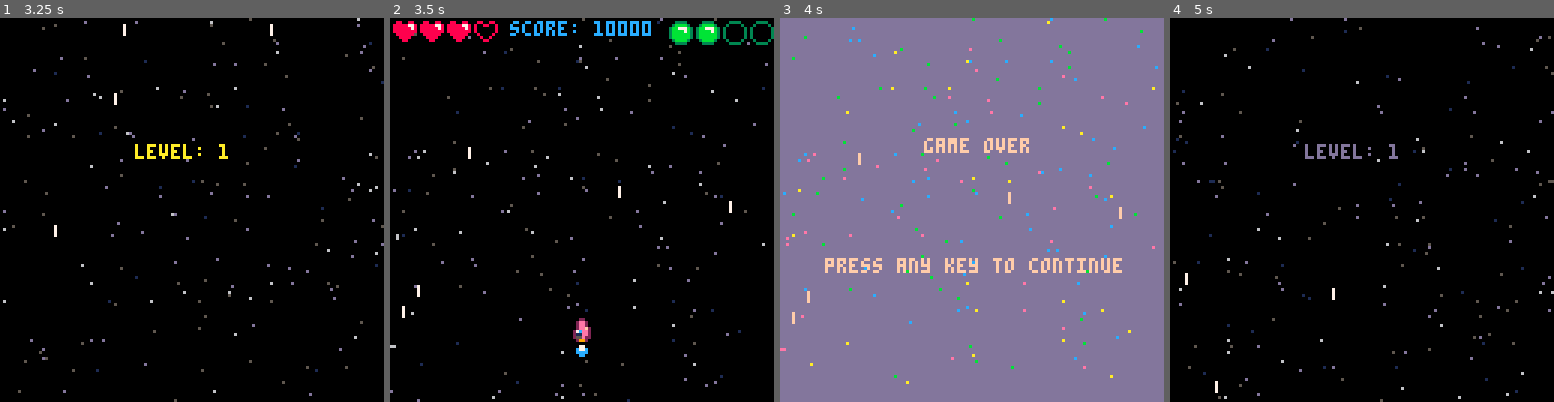
Above: before the commit, frames 1-4 (left to right).
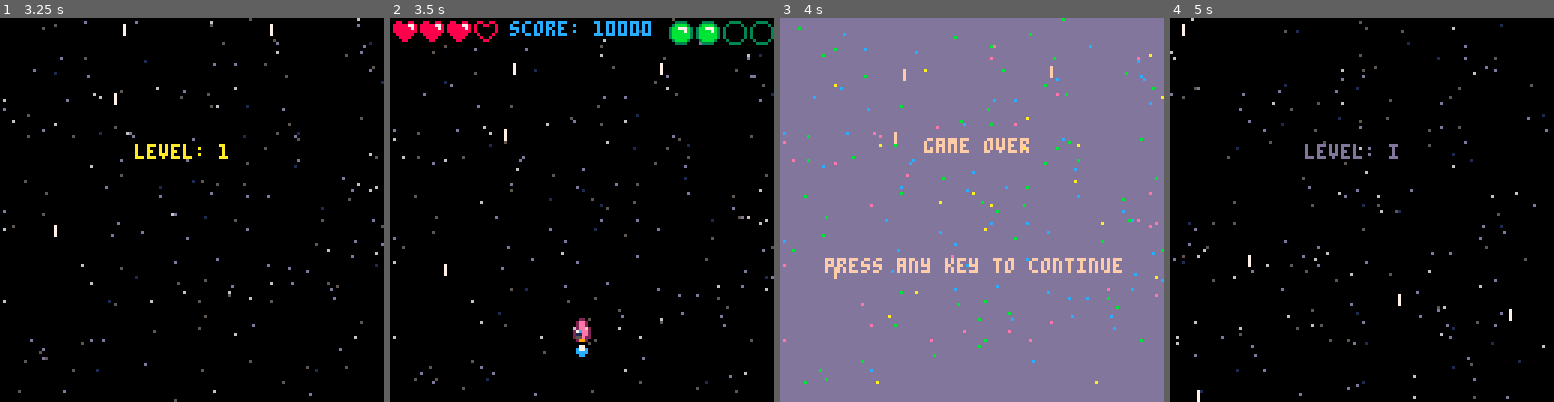
Above: after the commit, the same moments.

Repository: CalebmKopp/shmuptut
Game: PICO-8 cartridge shmup.p8
Same seed, same stepped clock (60 frames per second), same inputs: the game is played once before the commit and once after it.
Inputs:
- Up to frame 1 (3.25 s): tap X (X key) at 0.33, 1.07, 1.85, 2.97 s; tap O (Z key) at 0.7, 1.7, 2.1, 2.5, 2.9 s; hold Right 1.6-2.1 s; hold Up 2.15-2.42 s; hold Right 2.47-3.03 s; hold Left from 3.08 s (still down)
- Up to frame 2 (3.5 s): keep holding Left; tap O (Z key) at 3.3 s
- Up to frame 3 (4 s): release Left at 3.58 s; hold Down 3.63-3.97 s; tap O (Z key) at 3.7 s
- Up to frame 4 (5 s): hold Right 4.02-4.68 s; tap X (X key) at 4.08 s; tap O (Z key) at 4.1, 4.5, 4.9 s; hold Up from 4.73 s (still down)

Frame 1 is identical in both runs. In frame 2, 2.3% of the frame differs, in the area x 0-100%, y 0-100%; in frame 3, 2.2%; in frame 4, 2.4%.

Commit message:
same stars across all screens now

Diff:
--- a/shmup.p8
+++ b/shmup.p8
@@ -58,8 +58,6 @@
 	score=10000
 	lives=3
 	bombs=2
-
-	start_stars()
 end
 -->8
 -- helpers
@@ -138,12 +136,13 @@
 -->8
 -- update
 function update_game()
+	ani_stars()
 	--controls
 	xshipspd=0
 	yshipspd=0
 	shipspr=36
 
- --move left
+	--move left
 	if btn(0) then
 		shipspr=52
 		xshipspd=-2
@@ -217,7 +216,6 @@
 		yship=120
 	end
 
-	ani_stars()
 end
 
 function update_start()
